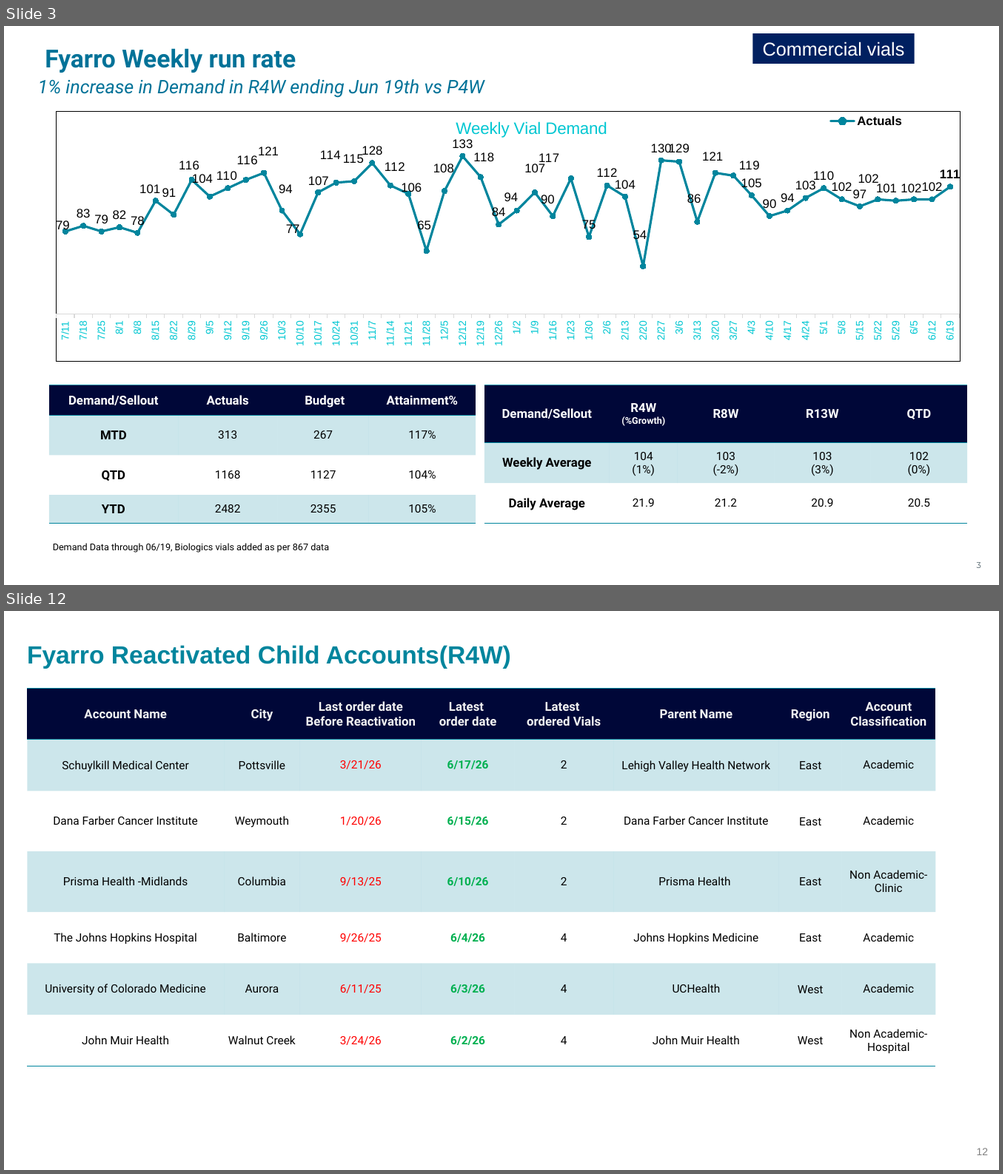
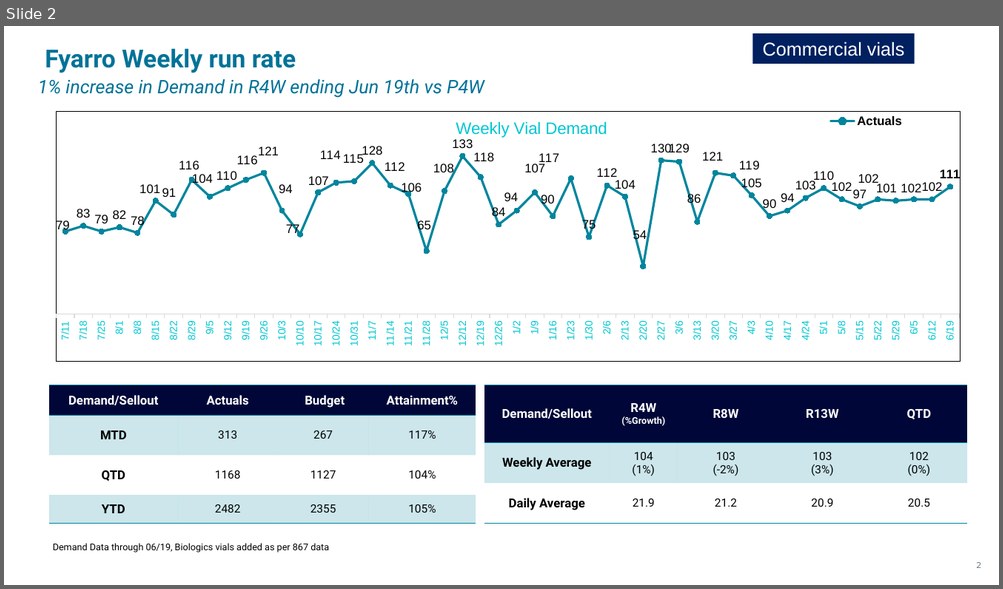
Before and after one commit to Acuitas360-LLC/A360-AI-Backend, a slide deck: Aadibio_Backend/aadibio_ppt.pptx. Shown one above the other, each under a label of ours: slides 3 and 12 before the commit, slide 2 after it; the slides between them are not shown. The pictures are 1003x1174 and 1003x589 pixels, drawn with LibreOffice and Linux fonts; fonts in the diff are those of the drawing; background and template pictures are left out. Boxes give left, top, right and bottom in pixels: in the first picture for what was removed or moved away, otherwise in the second. Text is boxed around its words. In the diff, an @@ line names an element or a change of style, - is before the commit and + after.

```diff
--- a/Aadibio_Backend/aadibio_ppt.pptx
+++ b/Aadibio_Backend/aadibio_ppt.pptx
@@ slide 12 removed at (4, 611, 999, 1170), background #FFFFFF @@
@@ text removed at (27, 645, 511, 669) @@
-Fyarro Reactivated Child Accounts(R4W)
@@ table removed at (27, 688, 936, 1066), 7 rows, 8 columns @@
-Account Name | City | Last order date Before Reactivation | Latest / order date | Latest / ordered Vials | Parent Name | Region | Account Classification
-Schuylkill Medical Center | Pottsville | 3/21/26 | 6/17/26 | 2 | Lehigh Valley Health Network | East | Academic
-Dana Farber Cancer Institute | Weymouth | 1/20/26 | 6/15/26 | 2 | Dana Farber Cancer Institute | East | Academic
-Prisma Health -Midlands | Columbia | 9/13/25 | 6/10/26 | 2 | Prisma Health | East | Non Academic- / Clinic
-The Johns Hopkins Hospital | Baltimore | 9/26/25 | 6/4/26 | 4 | Johns Hopkins Medicine | East | Academic
-University of Colorado Medicine | Aurora | 6/11/25 | 6/3/26 | 4 | UCHealth | West | Academic
-John Muir Health | Walnut Creek | 3/24/26 | 6/2/26 | 4 | John Muir Health | West | Non Academic- / Hospital
@@ page number removed at (976, 1148, 988, 1156) @@
-12
@@ what was slide 3 is now slide 2 @@
@@ page number at (976, 562, 981, 568): text changed @@
-3
+2
```
Also in this commit, not shown: 1 slide changed, 9 other slides removed, 7 other files.
